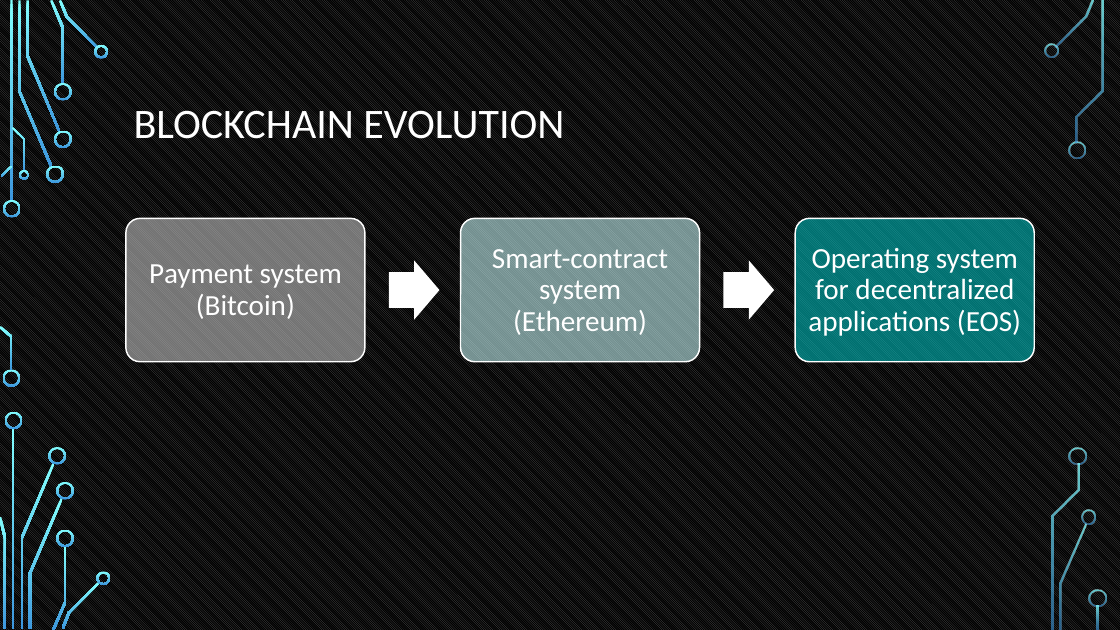
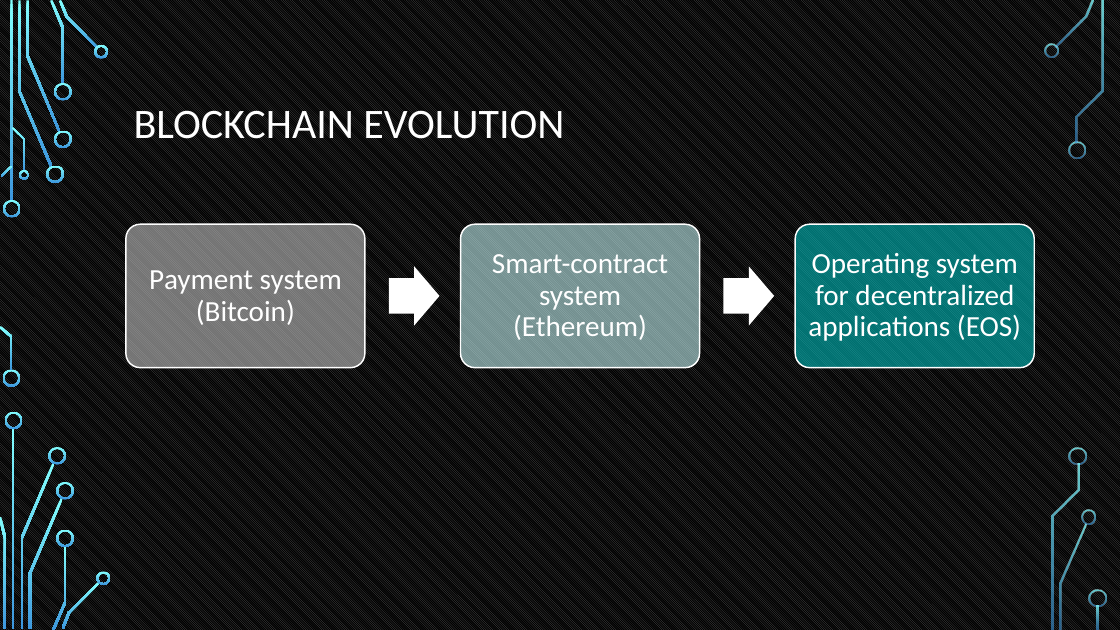
Before and after one commit to tokenika/tokenika.github.io, a slide deck: slide 48 of WarsawBlock(3).pptx (slide 47 before the commit). Drawn at 1120x630 pixels with LibreOffice and Linux fonts; fonts in the diff are those of the drawing; background and template pictures are left out. Boxes give left, top, right and bottom in pixels: in the first picture for what was removed or moved away, otherwise in the second. Text is boxed around its words. In the diff, an @@ line names an element or a change of style, - is before the commit and + after.

```diff
--- a/WarsawBlock(3).pptx
+++ b/WarsawBlock(3).pptx
@@ 3 texts, 3 rounded rectangles, 2 right arrows: place and size @@
-3 texts, 3 rounded rectangles, 2 right arrows at bbox=[126, 218, 1035, 362]
+3 texts, 3 rounded rectangles, 2 right arrows at bbox=[126, 224, 1035, 368]
```
Also in this commit, not shown: 21 other slides changed, 1 slide added, 4 other files.
